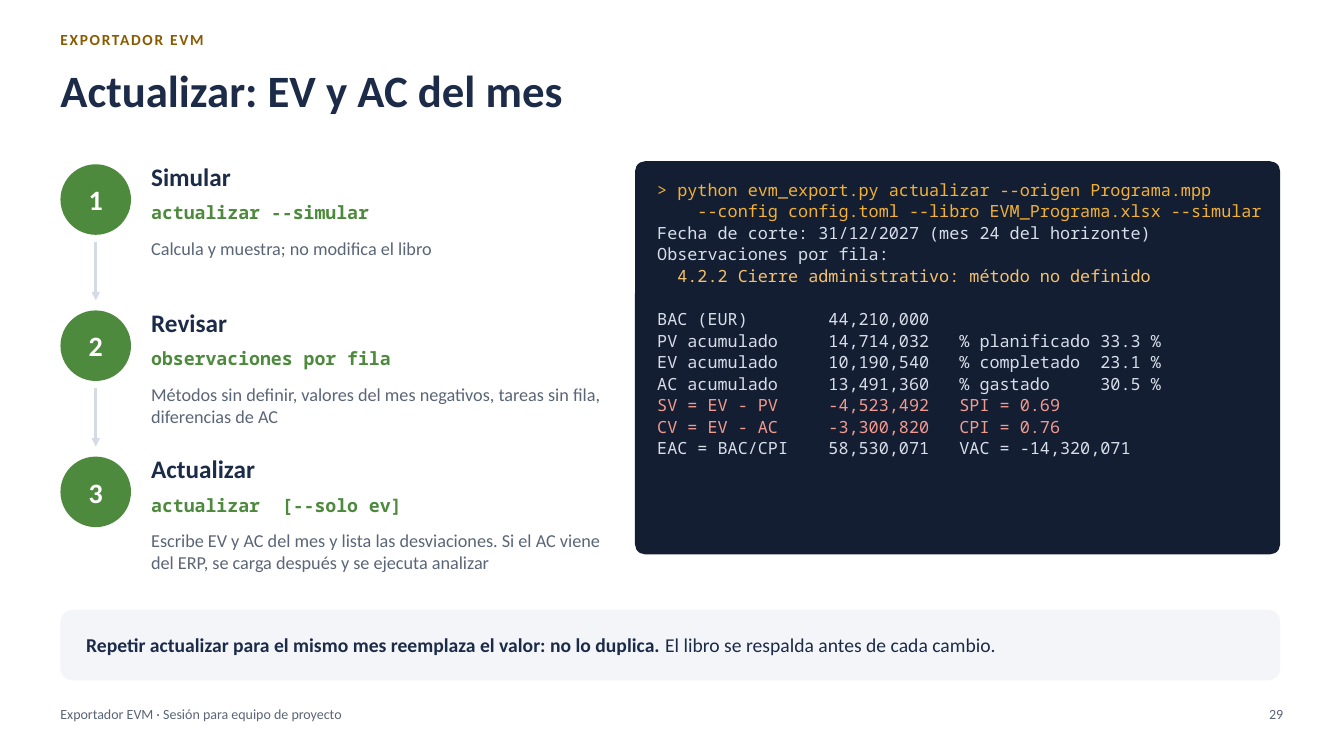
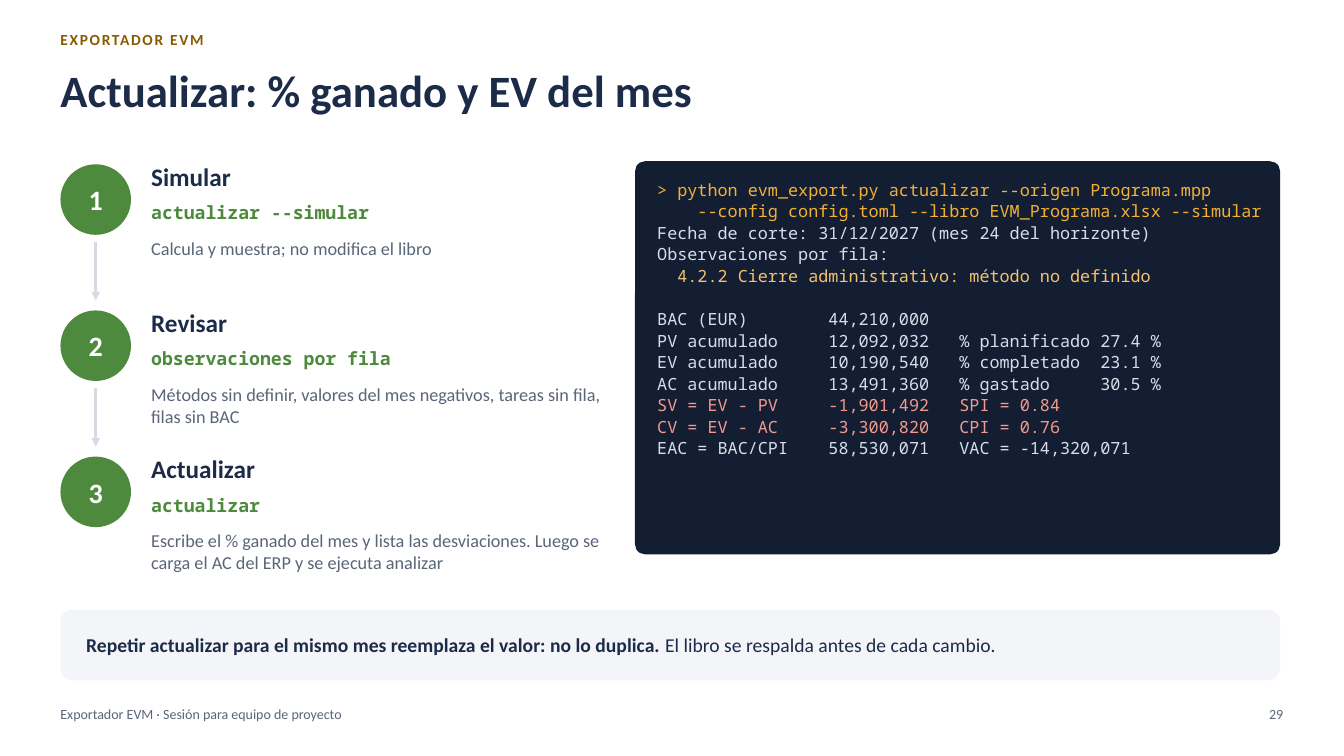
Before and after one commit to MarceloSalazar/evm-automation, a slide deck: slide 29 of docs/presentacion-jefes-de-proyecto.pptx. Drawn at 1344x756 pixels with LibreOffice and Linux fonts; fonts in the diff are those of the drawing. Boxes give left, top, right and bottom in pixels: in the first picture for what was removed or moved away, otherwise in the second. Text is boxed around its words. In the diff, an @@ line names an element or a change of style, - is before the commit and + after.

Commit message:
Documentación, capturas y presentación del modo porcentaje (versión 2.0.0)
- docs/modo-porcentaje.md: modo por defecto, pesos de tareas e hitos, multi-empresa, hojas, cierre
  mensual, cambios de BAC y diferencias con el modo costo.
- README, tutorial, configuración, multi-empresa, preparación en MS Project, métodos, libro Excel,
  comandos, validaciones, proceso de reporte, varios archivos, glosario y desarrollo actualizados;
  los documentos del modo costo indican que se aplican a ese modo.
- Capturas del libro regeneradas en el modo porcentaje (nuevas: % PV, % EV, % PV-EmpresaA).
- Presentación: presupuesto en el libro, curva por duración e hitos, cifras del ejemplo y capturas
  nuevas; portada con la versión 2.0.0 y PDF.
- Versión 2.0.0 y su entrada en CHANGELOG.md.

```diff
--- a/docs/presentacion-jefes-de-proyecto.pptx
+++ b/docs/presentacion-jefes-de-proyecto.pptx
@@ title at bbox=[60, 75, 692, 115]: text changed @@
-Actualizar: EV y AC del mes
+Actualizar: % ganado y EV del mes
@@ text at bbox=[828, 334, 1140, 351]: text changed @@
-PV acumulado 14,714,032 % planificado 33.3 %
+PV acumulado 12,092,032 % planificado 27.4 %
@@ text at bbox=[151, 388, 600, 423]: text changed @@
-Métodos sin definir, valores del mes negativos, tareas sin fila, diferencias de AC
+Métodos sin definir, valores del mes negativos, tareas sin fila, filas sin BAC
@@ text at bbox=[959, 399, 1060, 411]: text changed @@
-SV = EV - PV -4,523,492 SPI = 0.69
+SV = EV - PV -1,901,492 SPI = 0.84
@@ text at bbox=[151, 498, 260, 512]: text changed @@
-actualizar [--solo ev]
+actualizar
@@ text at bbox=[151, 534, 599, 572]: text changed @@
-Escribe EV y AC del mes y lista las desviaciones. Si el AC viene del ERP, se carga después y se ejecuta analizar
+Escribe el % ganado del mes y lista las desviaciones. Luego se carga el AC del ERP y se ejecuta analizar
```
Also in this commit, not shown: 25 other slides changed, 49 other files.
